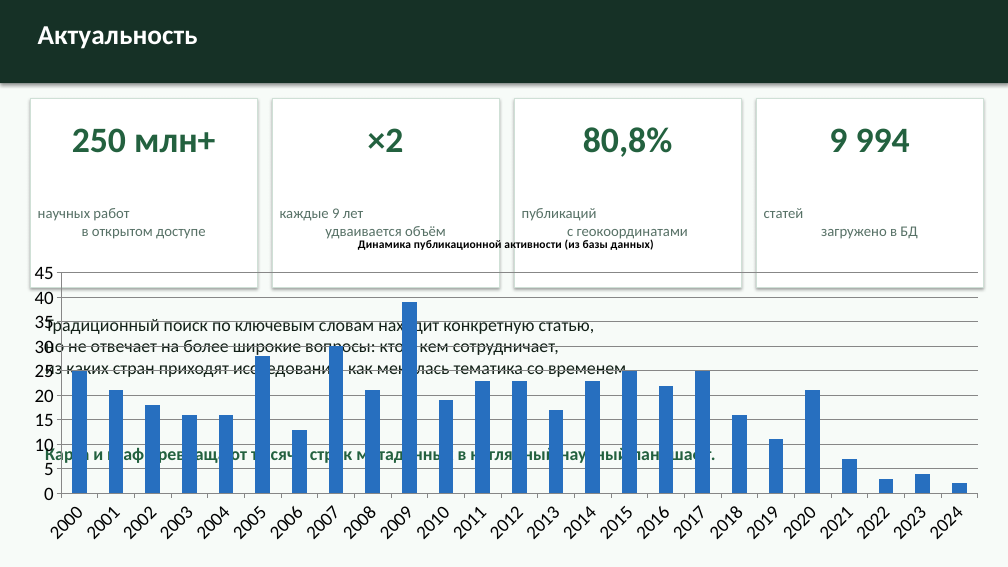
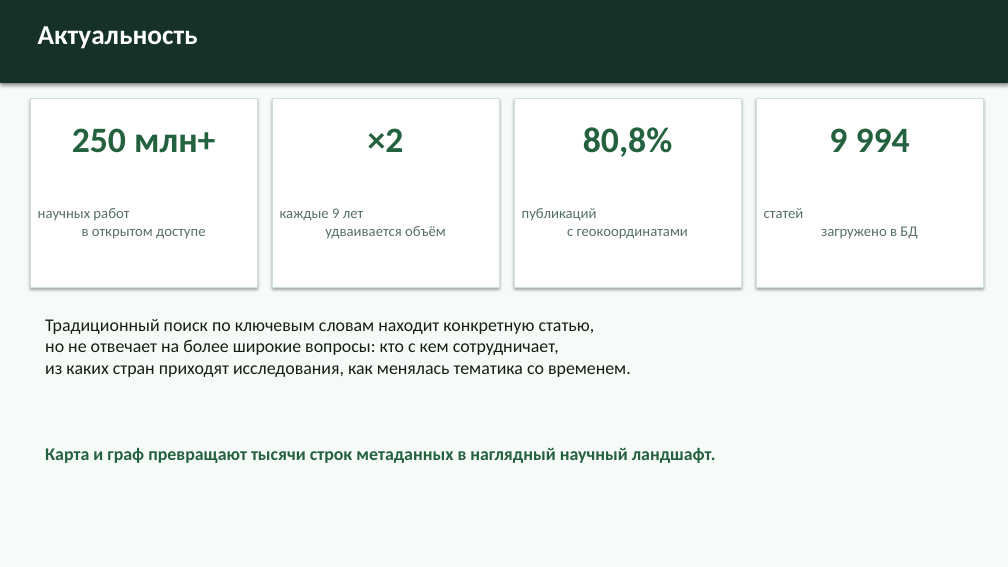
Before and after one commit to surnova2703/muiv3year, a slide deck: slide 2 of docs/Визуализация науки на основе метаданных публикаций и журналов.pptx. Drawn at 1008x567 pixels with LibreOffice and Linux fonts; fonts in the diff are those of the drawing. Boxes give left, top, right and bottom in pixels: in the first picture for what was removed or moved away, otherwise in the second. Text is boxed around its words. In the diff, an @@ line names an element or a change of style, - is before the commit and + after.

```diff
--- a/docs/Визуализация науки на основе метаданных публикаций и журналов.pptx
+++ b/docs/Визуализация науки на основе метаданных публикаций и журналов.pptx
@@ column chart removed at box(15, 223, 997, 551) @@
-title "Динамика публикационной активности (из базы данных)"
-categories: 2000, 2001, 2002, 2003, 2004, 2005, 2006, 2007, 2008, 2009, 2010, 2011, 2012, 2013, 2014, 2015, 2016, 2017, 2018, 2019, 2020, 2021, 2022, 2023, 2024
-Series 1: 25, 21, 18, 16, 16, 28, 13, 30, 21, 39, 19, 23, 23, 17, 23, 25, 22, 25, 16, 11, 21, 7, 3, 4, 2
```
Also in this commit, not shown: 1 other slide changed.
